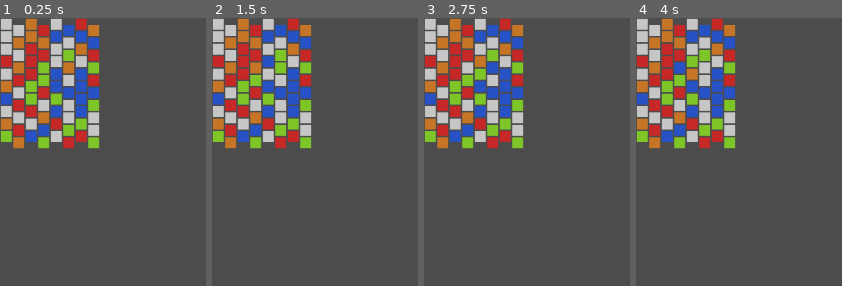
Above: before the commit, frames 1-4 (left to right).
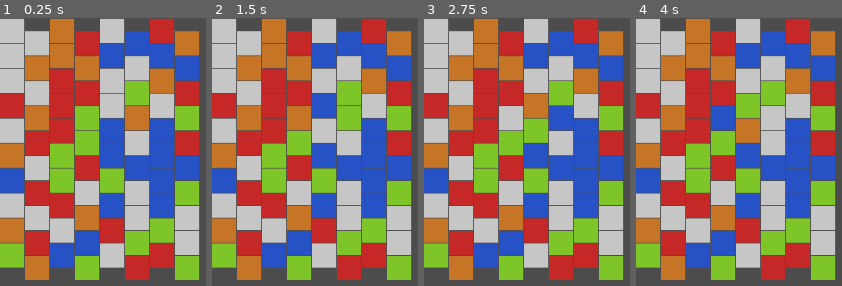
Above: after the commit, the same moments.

Repository: umxprime/puzzlebattles
Game: Godot game, scene res://Main.tscn
Two runs of this game, one before a commit and one after it. Both use one fixed random seed, a clock stepped at 60 frames per second and the inputs below.
Inputs (mouse positions are in pixels of both pictures, inside the frame that each line leads up to):
- Up to frame 1 (0.25 s): no input
- Up to frame 2 (1.5 s): tap Enter at 0.5 s; move the mouse to (outside the picture) at 0.52 s; click (outside the picture) at 0.67 s; tap Space at 1.25 s; move the mouse to (outside the picture) at 1.27 s; click (outside the picture) at 1.42 s
- Up to frame 3 (2.75 s): tap Enter at 2 s; move the mouse to (outside the picture) at 2.02 s; click (outside the picture) at 2.17 s
- Up to frame 4 (4 s): tap Space at 2.75 s; move the mouse to (outside the picture) at 2.77 s; click (outside the picture) at 2.92 s; tap Enter at 3.5 s; move the mouse to (outside the picture) at 3.52 s; click (outside the picture) at 3.67 s

The runs differ from the first frame. In frame 1, 84% of the frame differs, in the area x 0-97%, y 0-98%; in frame 2, 84%; in frame 3, 83%; in frame 4, 84%.

Commit message:
Set block size from script

Diff:
--- a/Models/GridModel.gd
+++ b/Models/GridModel.gd
@@ -20,7 +20,7 @@
 	func position()->GridCoordinate:
 		return _pos.copy()
 	func moveTo(direction:int):
-		var newPos = _pos.copy()
+		var newPos = position()
 		match direction:
 			Direction.Up:
 				newPos.row += 1
--- a/Nodes/BlockNode.gd
+++ b/Nodes/BlockNode.gd
@@ -4,16 +4,27 @@
 
 var _cell:GridModel.Cell
 var _visible:bool = true
+var _bounds:AABB
 
-func init(cell:GridModel.Cell):
+func init(cell:GridModel.Cell, blockSize:int):
 	_cell = cell
-	_node().visible = _visible
+	_bounds.size.x = blockSize
+	_bounds.size.y = blockSize
+	var node:MeshInstance2D = _node()
+	var mesh = node.mesh as QuadMesh
+	mesh.size.x = blockSize - 1
+	mesh.size.y = blockSize - 1
+	node.visible = _visible
+
 	updatePosition()
 
 func updatePosition():
-	var x:int = _cell.position().column*16 + 8
-	var y:int = (_cell._grid.rows()-_cell.position().row-1)*16 + 8 + (_cell.position().column%2) * 8
-	position = Vector2(x, y)
+	var half:Vector2 = Vector2(_bounds.size.x / 2, _bounds.size.y / 2)
+	var pos:Vector2
+	pos.x = _cell.position().column * _bounds.size.x
+	pos.y = (_cell._grid.rows()-_cell.position().row-1)*_bounds.size.y + (_cell.position().column%2) * half.y
+	position = pos + half
+	_bounds.position = Vector3(pos.x, pos.y, 0)
 
 func setVisible(value:bool):
 	if value == _visible:
@@ -24,18 +35,18 @@
 		return
 	node.visible = value
 
-func _node() -> Node2D:
+func _node() -> MeshInstance2D:
 	match _cell._type:
 		GridModel.Cell.BlockType.A:
-			return get_node("A") as Node2D
+			return get_node("A") as MeshInstance2D
 		GridModel.Cell.BlockType.E:
-			return get_node("E") as Node2D
+			return get_node("E") as MeshInstance2D
 		GridModel.Cell.BlockType.I:
-			return get_node("I") as Node2D
+			return get_node("I") as MeshInstance2D
 		GridModel.Cell.BlockType.O:
-			return get_node("O") as Node2D
+			return get_node("O") as MeshInstance2D
 		GridModel.Cell.BlockType.U:
-			return get_node("U") as Node2D
+			return get_node("U") as MeshInstance2D
 		_:
 			return null
 
@@ -44,5 +55,5 @@
 
 func _input(event):
 	if event is InputEventMouseMotion:
-		if make_input_local(event).position.length_squared() < 64:
+		if _bounds.has_point(Vector3(event.position.x, event.position.y, 0)) :
 			_cell._grid.cursor().setPosition(_cell.position())
--- a/Nodes/GridNode.gd
+++ b/Nodes/GridNode.gd
@@ -4,17 +4,18 @@
 
 var _block = preload("res://Block.tscn")
 var _gridModel:GridModel
+var _blockSize:int
 
-func _init(gridModel:GridModel):
+func _init(gridModel:GridModel, blockSize:int):
 	_gridModel=gridModel
-
+	_blockSize=blockSize
 # Called when the node enters the scene tree for the first time.
 func _ready():
 	for row in range(0,_gridModel.rows()):
 		for column in range(0,_gridModel.columns()):
 			var cell = _gridModel.cellAt(GridModel.GridCoordinate.new(row,column))
 			var block:BlockNode = _block.instance()
-			block.init(cell)
+			block.init(cell, _blockSize)
 			add_child(block)
 
 func _input(event):
--- a/Nodes/Root.gd
+++ b/Nodes/Root.gd
@@ -3,7 +3,7 @@
 class_name Root
 
 var _gridModel = GridModel.new(8, 10)
-var _gridNode = GridNode.new(_gridModel)
+var _gridNode = GridNode.new(_gridModel, 32)
 
 # Declare member variables here. Examples:
 # var a = 2
